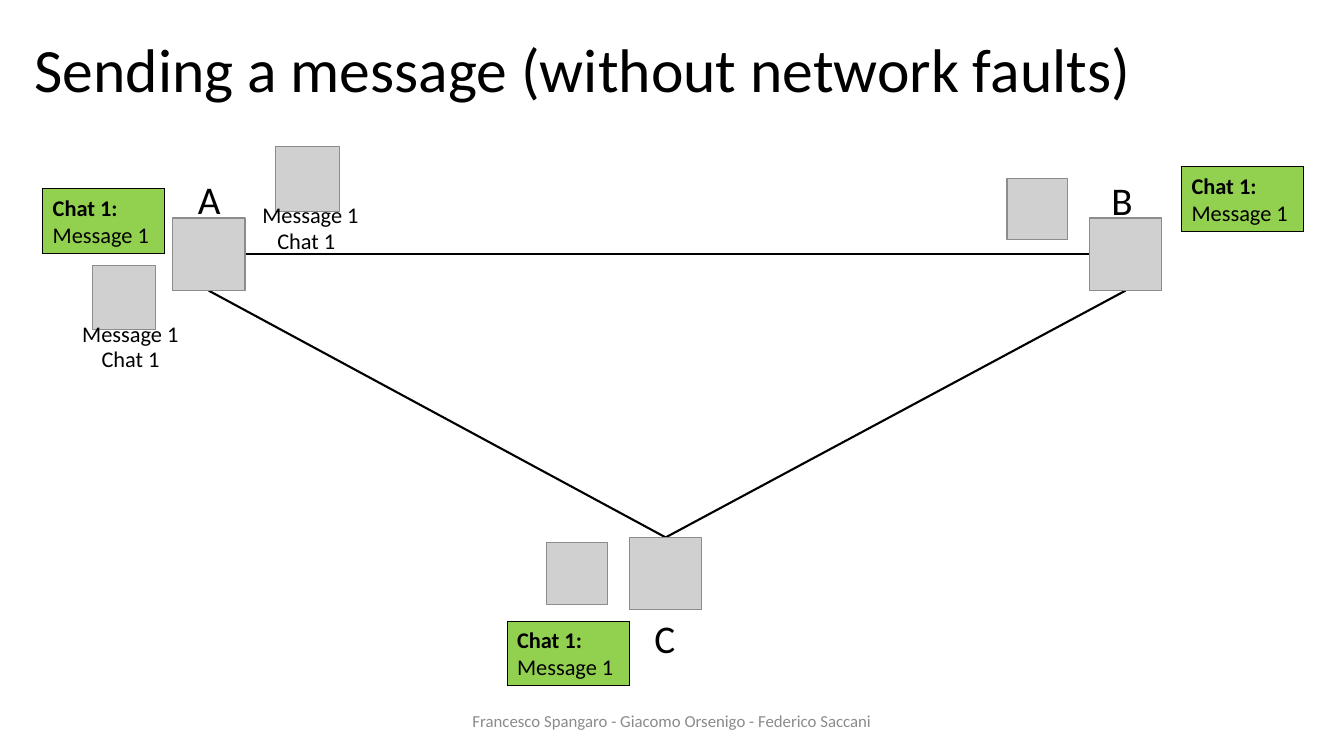
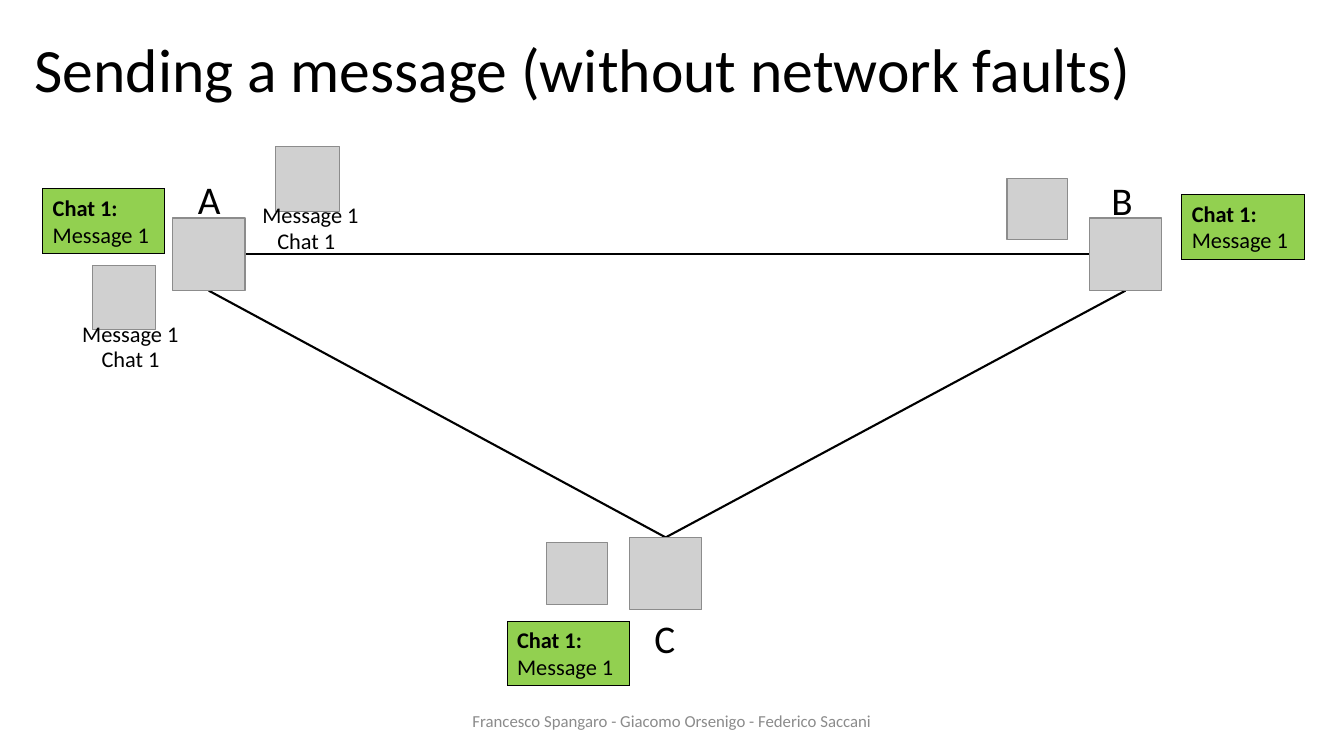
Before and after one commit to francescospangaro/HACOGroupChat, a slide deck: slide 7 of docs/presentazione ds.pptx (slide 6 before the commit). Drawn at 1344x756 pixels with LibreOffice and Linux fonts; fonts in the diff are those of the drawing; grey boxes stand for pictures; background and template pictures are left out. Boxes give left, top, right and bottom in pixels: in the first picture for what was removed or moved away, otherwise in the second. Text is boxed around its words. In the diff, an @@ line names an element or a change of style, - is before the commit and + after.

```diff
--- a/docs/presentazione ds.pptx
+++ b/docs/presentazione ds.pptx
@@ rectangle "Chat 1:": place and size @@
-rectangle "Chat 1:" at [1182, 167, 1304, 232]
+rectangle "Chat 1:" at [1183, 195, 1305, 259]
```
Also in this commit, not shown: 4 other slides changed, 5 slides added.
